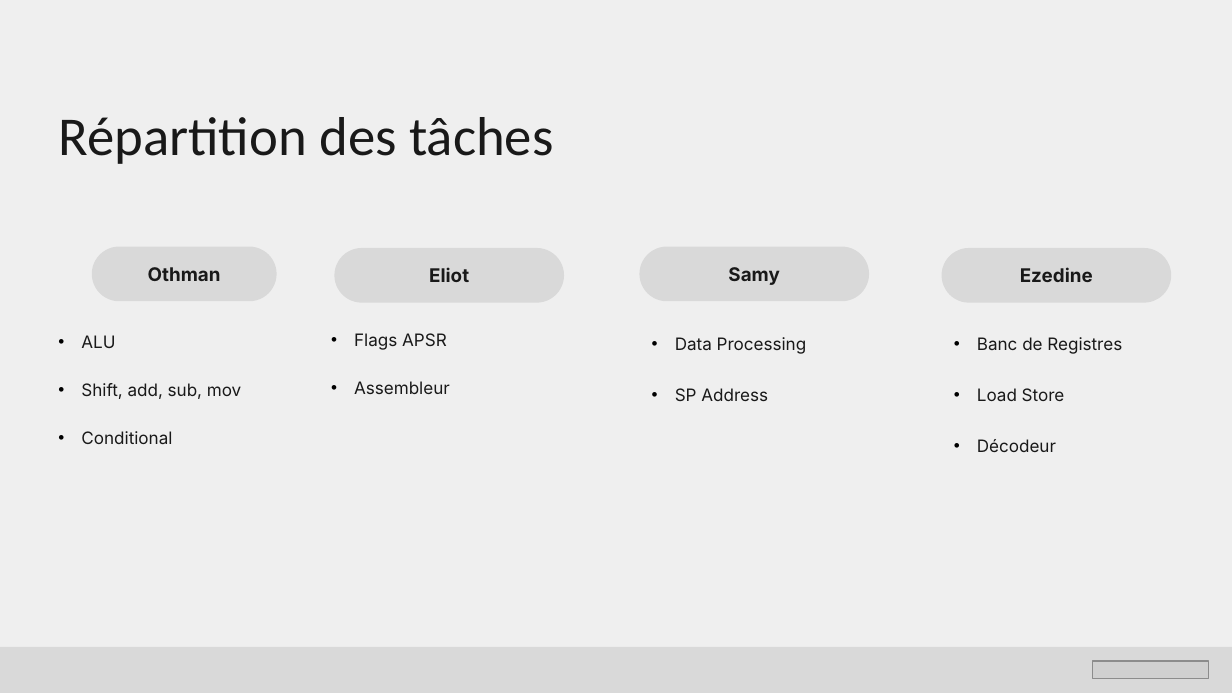
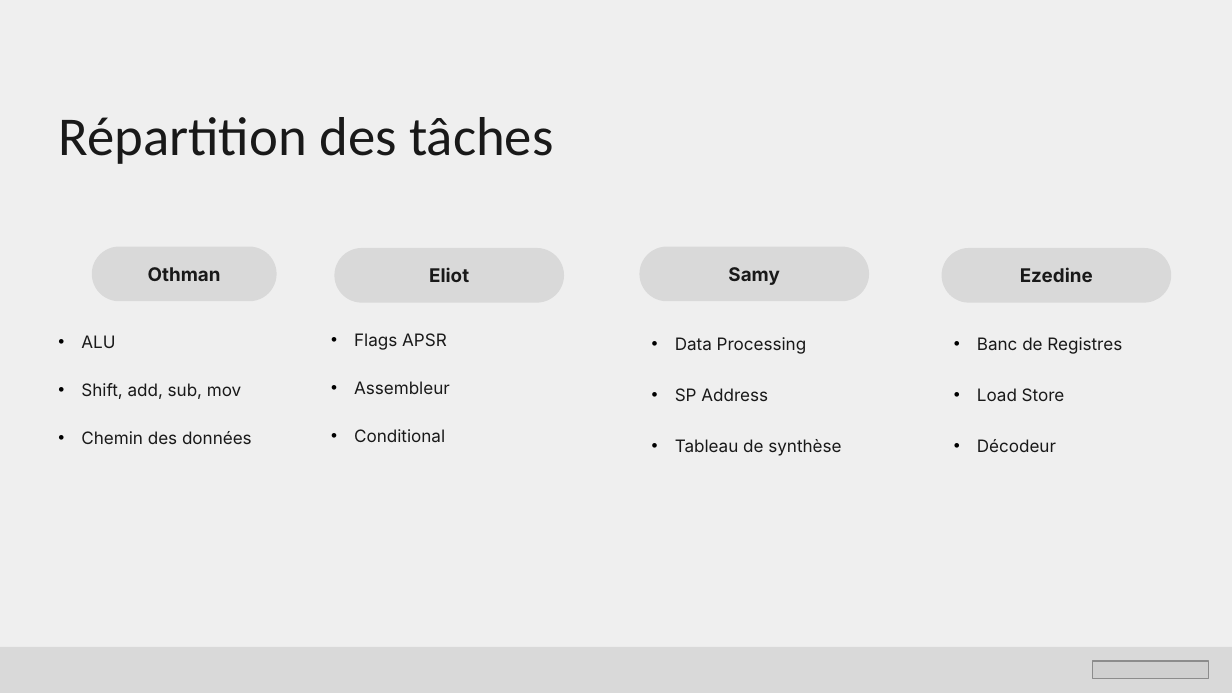
Before and after one commit to Eliotsk-hub/PARM, a slide deck: slide 3 of SoutenancePARM.pptx. Drawn at 1232x693 pixels with LibreOffice and Linux fonts; fonts in the diff are those of the drawing; grey boxes stand for pictures; background and template pictures are left out. Boxes give left, top, right and bottom in pixels: in the first picture for what was removed or moved away, otherwise in the second. Text is boxed around its words. In the diff, an @@ line names an element or a change of style, - is before the commit and + after.

```diff
--- a/SoutenancePARM.pptx
+++ b/SoutenancePARM.pptx
@@ text at [81, 431, 252, 444]: text changed @@
-• Conditional
+• Chemin des données
@@ text at [354, 429, 445, 442]: paragraph added @@
+• Conditional
@@ text at [675, 439, 841, 456]: paragraph added @@
+• Tableau de synthèse
```
Also in this commit, not shown: 1 other slide changed, 1 slide removed.
